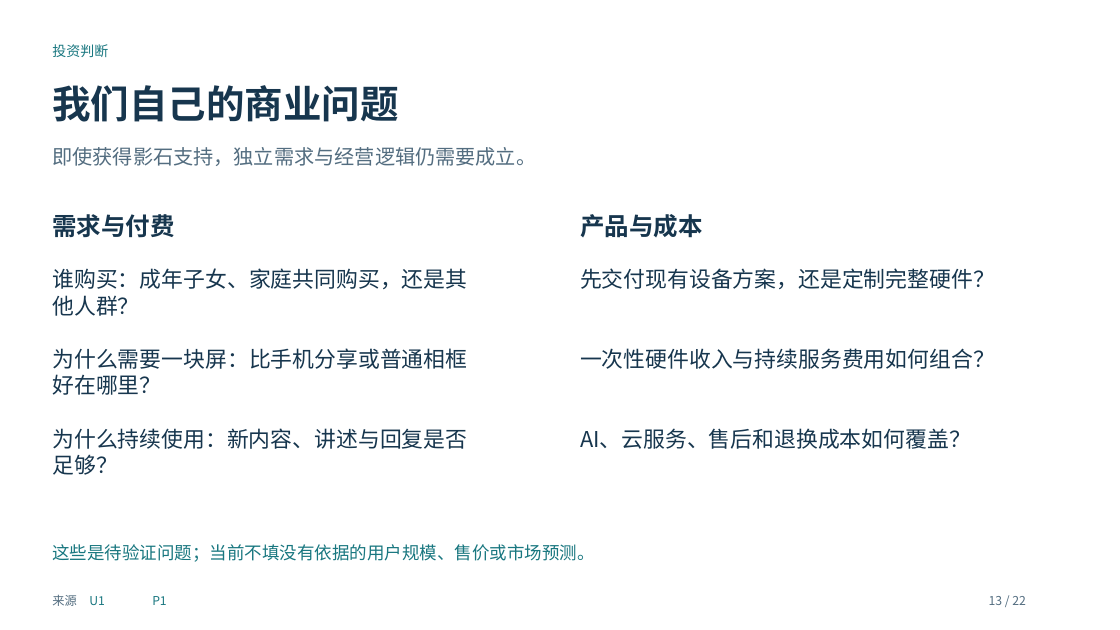
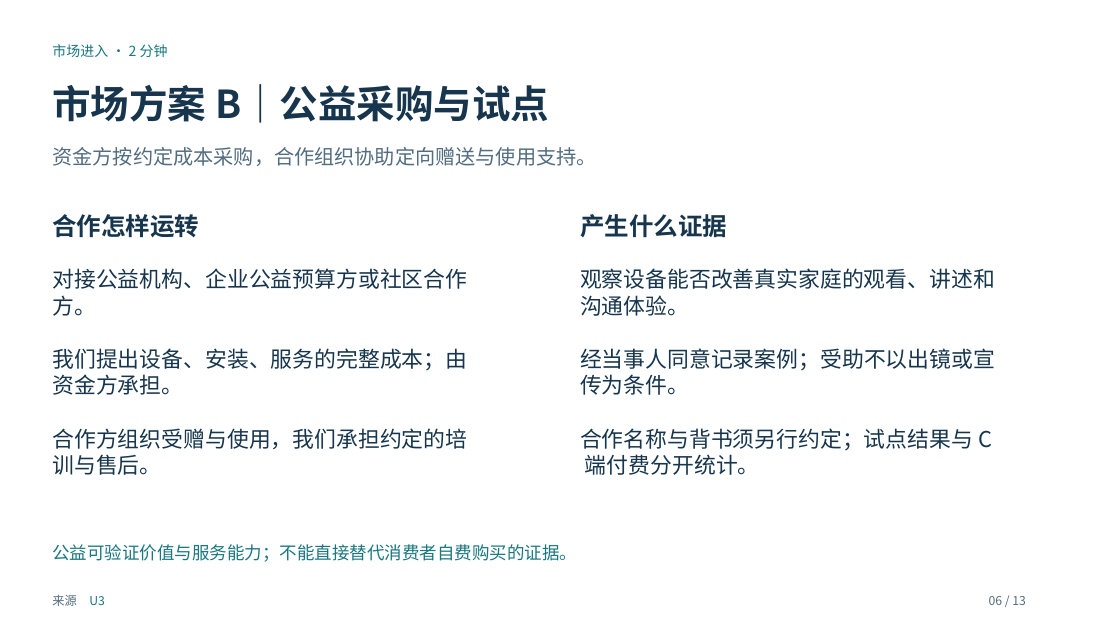
Before and after one commit to maxi-max-dev/maxi-max-dev.github.io, a slide deck: slide 6 of research/insta360-frame-discussion/unseen-insta360-discussion.pptx (slide 13 before the commit). Drawn at 1120x630 pixels with LibreOffice and Linux fonts; fonts in the diff are those of the drawing. Boxes give left, top, right and bottom in pixels: in the first picture for what was removed or moved away, otherwise in the second. Text is boxed around its words. In the diff, an @@ line names an element or a change of style, - is before the commit and + after.

```diff
--- a/research/insta360-frame-discussion/unseen-insta360-discussion.pptx
+++ b/research/insta360-frame-discussion/unseen-insta360-discussion.pptx
@@ text at <box>52,44,168,57</box>: text changed @@
-投资判断
+市场进入 · 2 分钟
@@ text at <box>52,84,549,123</box>: text changed @@
-我们自己的商业问题
+市场方案 B｜公益采购与试点
@@ text at <box>52,147,596,166</box>: text changed @@
-即使获得影石支持，独立需求与经营逻辑仍需要成立。
+资金方按约定成本采购，合作组织协助定向赠送与使用支持。
@@ text at <box>52,214,199,238</box>: text changed @@
-需求与付费
+合作怎样运转
@@ text at <box>580,214,727,238</box>: text changed @@
-产品与成本
+产生什么证据
@@ text at <box>52,268,467,316</box>: text changed @@
-谁购买：成年子女、家庭共同购买，还是其
-他人群？
+对接公益机构、企业公益预算方或社区合作
+方。
@@ text at <box>580,268,995,316</box>: text changed @@
-先交付现有设备方案，还是定制完整硬件？
+观察设备能否改善真实家庭的观看、讲述和
+沟通体验。
@@ text at <box>52,348,467,395</box>: text changed @@
-为什么需要一块屏：比手机分享或普通相框
-好在哪里？
+我们提出设备、安装、服务的完整成本；由
+资金方承担。
@@ text at <box>580,348,995,395</box>: text changed @@
-一次性硬件收入与持续服务费用如何组合？
+经当事人同意记录案例；受助不以出镜或宣
+传为条件。
@@ text at <box>52,428,467,475</box>: text changed @@
-为什么持续使用：新内容、讲述与回复是否
-足够？
+合作方组织受赠与使用，我们承担约定的培
+训与售后。
@@ text at <box>580,428,992,475</box>: text changed @@
-AI、云服务、售后和退换成本如何覆盖？
+合作名称与背书须另行约定；试点结果与 C
+端付费分开统计。
@@ text at <box>52,544,577,562</box>: text changed @@
-这些是待验证问题；当前不填没有依据的用户规模、售价或市场预测。
+公益可验证价值与服务能力；不能直接替代消费者自费购买的证据。
@@ text at <box>89,596,105,605</box>: text changed @@
-U1
+U3
@@ text removed at <box>152,596,166,605</box> @@
-P1
@@ text at <box>989,596,1026,605</box>: text changed @@
-13 / 22
+06 / 13
```
Also in this commit, not shown: 6 other slides changed, 6 slides added, 15 slides removed, 5 other files.
